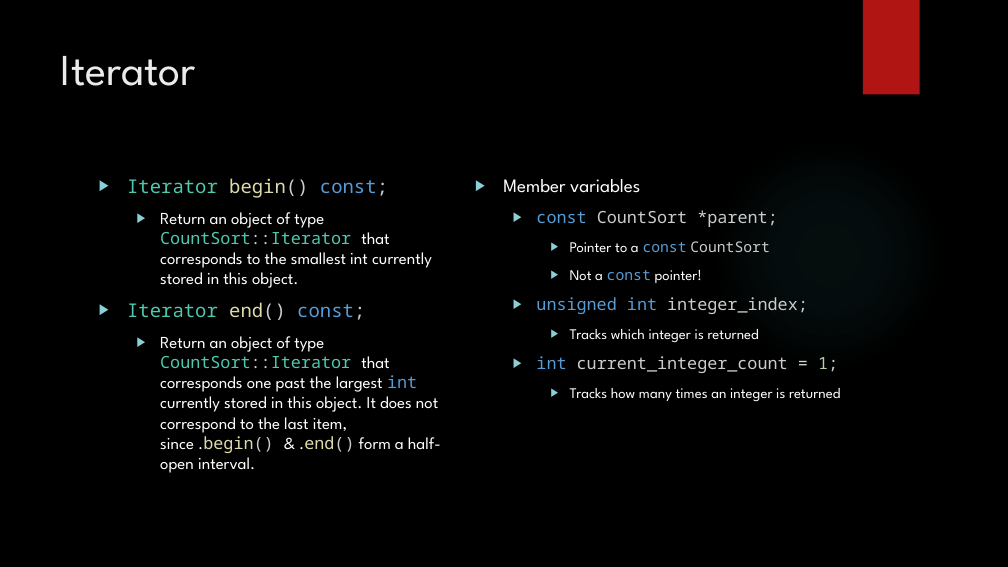
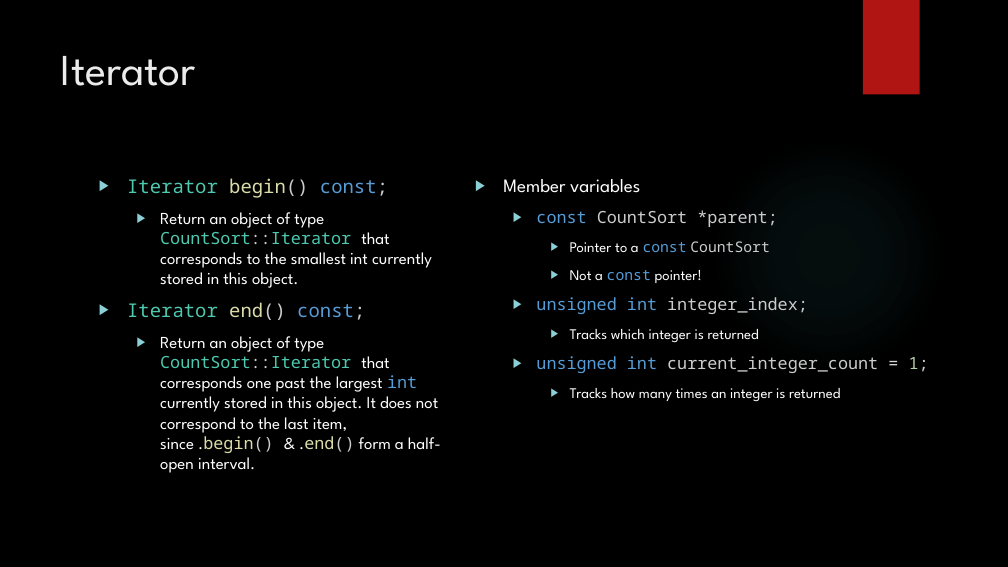
Before and after one commit to dgaron/cs253, a slide deck: slide 9 of Presentation/HW7_presentation.pptx. Drawn at 1008x567 pixels with LibreOffice and Linux fonts; fonts in the diff are those of the drawing; background and template pictures are left out. Boxes give left, top, right and bottom in pixels: in the first picture for what was removed or moved away, otherwise in the second. Text is boxed around its words. In the diff, an @@ line names an element or a change of style, - is before the commit and + after.

Commit message:
numbers_ array is unsigned int, size_ uses unsigned long

```diff
--- a/Presentation/HW7_presentation.pptx
+++ b/Presentation/HW7_presentation.pptx
@@ text at (x1=536, y1=356, x2=929, y2=373): text changed @@
-  ▶ int current_integer_count = 1;
+  ▶ unsigned int current_integer_count = 1;
```
Also in this commit, not shown: 6 other slides changed, 3 other files.
